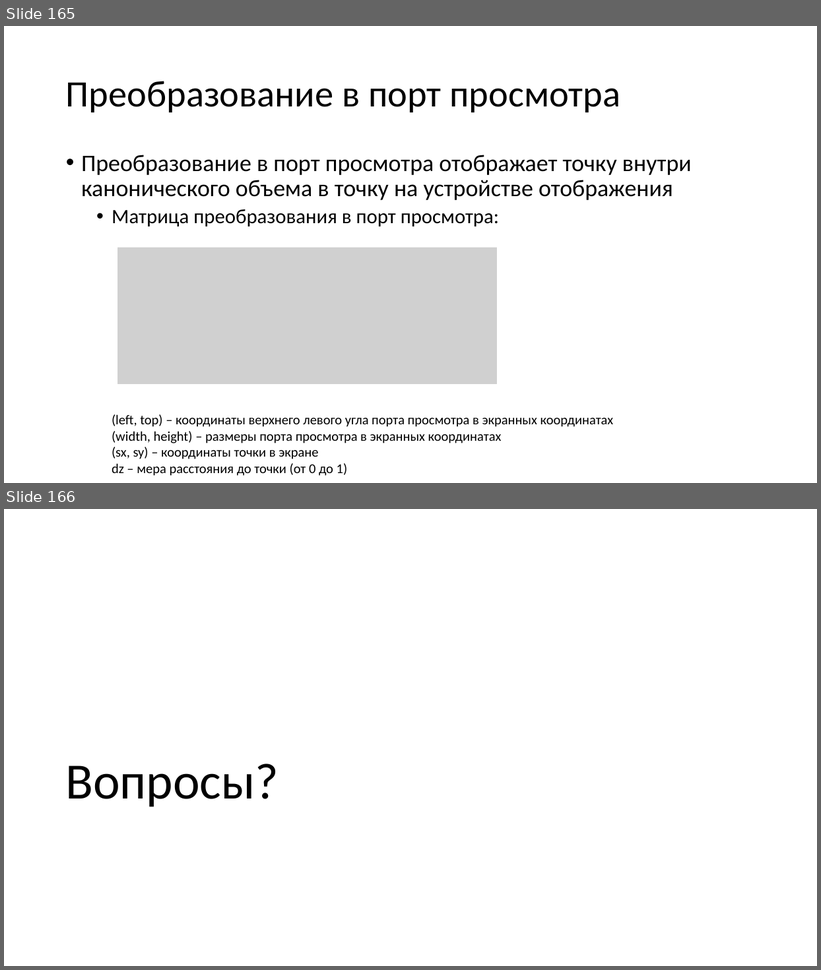
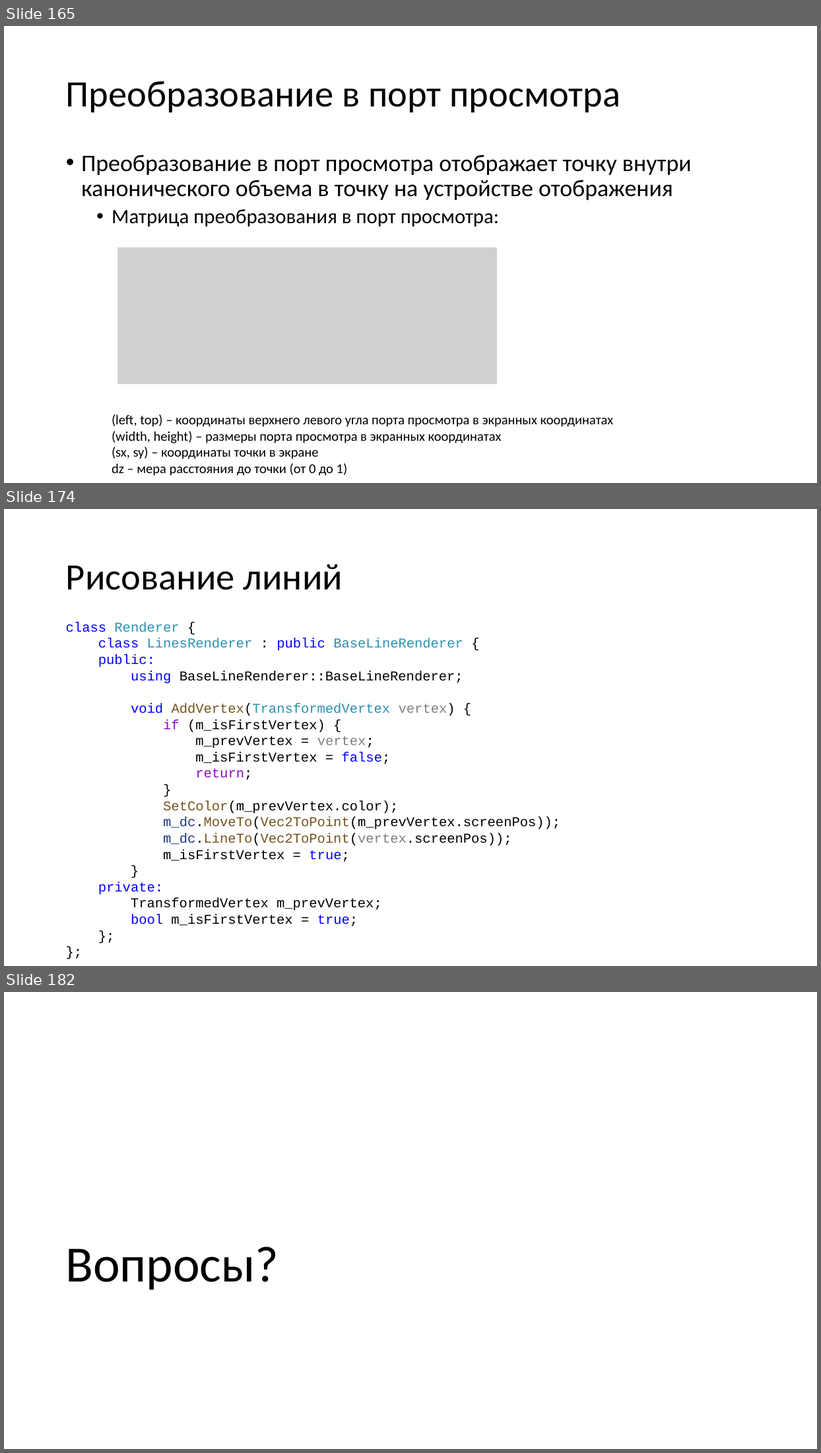
Before and after one commit to alexey-malov/cg-course, a slide deck: lectures/04/04 - Векторный анализ, трансформации и матрицы.pptx. Shown one above the other, each under a label of ours: slides 165 and 166 before the commit, slides 165, 174 and 182 after it; the slides between them are not shown. The pictures are 821x970 and 821x1453 pixels, drawn with LibreOffice and Linux fonts; fonts in the diff are those of the drawing; grey boxes stand for pictures. Boxes give left, top, right and bottom in pixels: in the first picture for what was removed or moved away, otherwise in the second. Text is boxed around its words. In the diff, an @@ line names an element or a change of style, - is before the commit and + after.

```diff
--- a/lectures/04/04 - Векторный анализ, трансформации и матрицы.pptx
+++ b/lectures/04/04 - Векторный анализ, трансформации и матрицы.pptx
@@ slide 174 added at box(4, 509, 817, 966), background #FFFFFF @@
@@ title added at box(66, 564, 343, 590), 44 pt, text #000000 @@
+Рисование линий
@@ text added at box(66, 622, 560, 927), 16 pt, text #000000 @@
+class Renderer {
+class LinesRenderer : public BaseLineRenderer {
+public:
+using BaseLineRenderer::BaseLineRenderer;
+void AddVertex(TransformedVertex vertex) {
+if (m_isFirstVertex) {
+m_prevVertex = vertex;
+m_isFirstVertex = false;
+return;
+}
+SetColor(m_prevVertex.color);
+m_dc.MoveTo(Vec2ToPoint(m_prevVertex.screenPos));
+m_dc.LineTo(Vec2ToPoint(vertex.screenPos));
+m_isFirstVertex = true;
+}
+private:
+TransformedVertex m_prevVertex;
+bool m_isFirstVertex = true;
+};
+};
@@ what was slide 166 is now slide 182 @@
```
Also in this commit, not shown: 2 slides changed, 15 other slides added.
